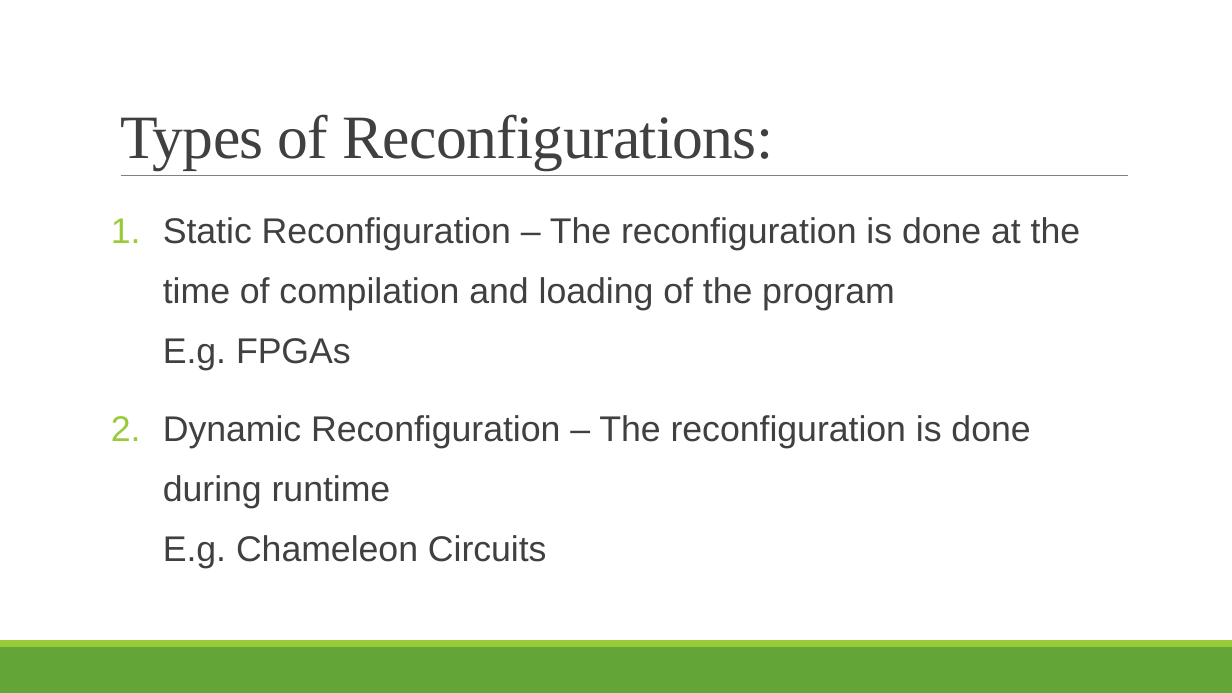
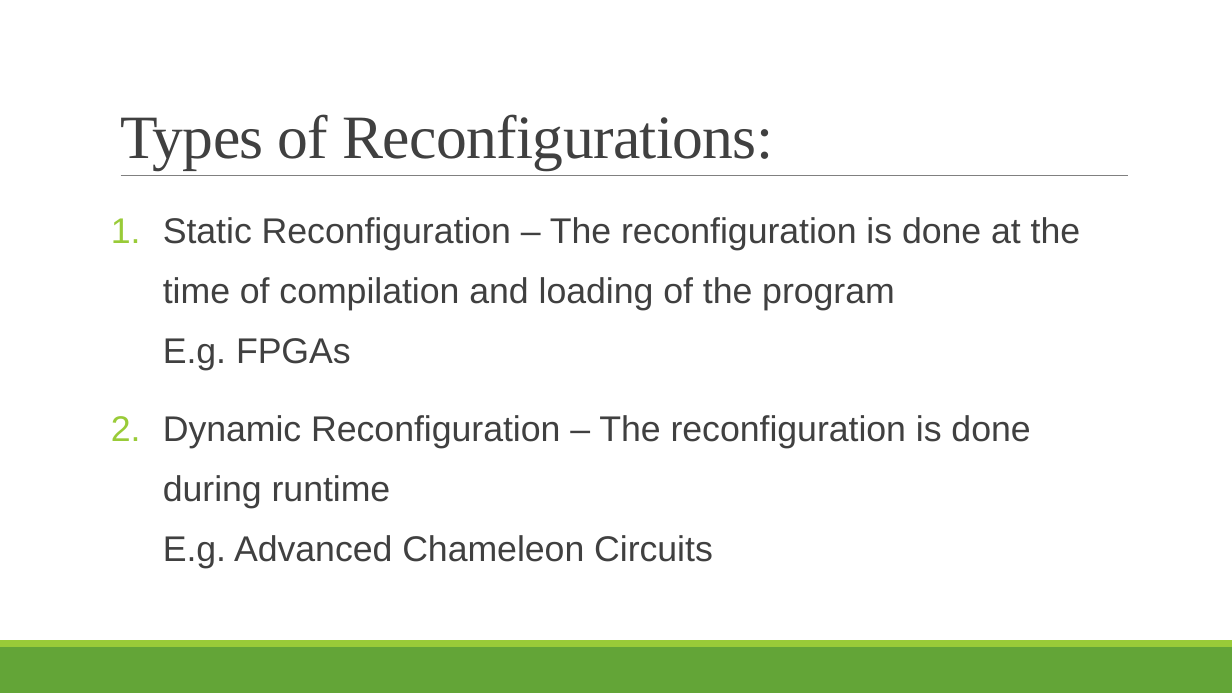
Before and after one commit to puthukkaden/Reconfigrable_Processor_Architecture, a slide deck: slide 28 of Presentation/Presentation1.pptx (slide 11 before the commit). Drawn at 1232x693 pixels with LibreOffice and Linux fonts; fonts in the diff are those of the drawing. Boxes give left, top, right and bottom in pixels: in the first picture for what was removed or moved away, otherwise in the second. Text is boxed around its words. In the diff, an @@ line names an element or a change of style, - is before the commit and + after.

```diff
--- a/Presentation/Presentation1.pptx
+++ b/Presentation/Presentation1.pptx
@@ text at (163,415,1030,568): text changed @@
-2. Dynamic Reconfiguration – The reconfiguration is done during runtime
-   E.g. Chameleon Circuits
+2. Dynamic Reconfiguration – The reconfiguration is done during runtime
+   E.g. Advanced Chameleon Circuits
```
Also in this commit, not shown: 6 other slides changed, 18 slides added, 1 slide removed, 7 other files.
